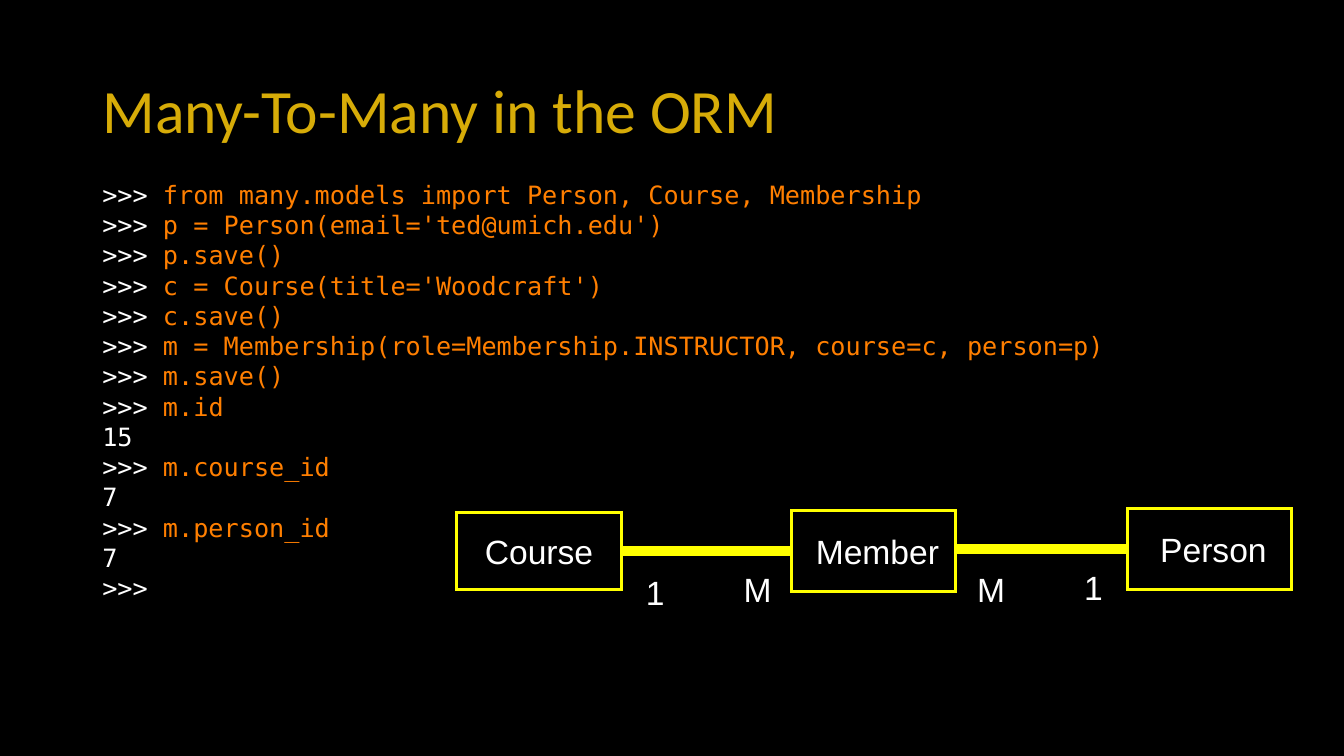
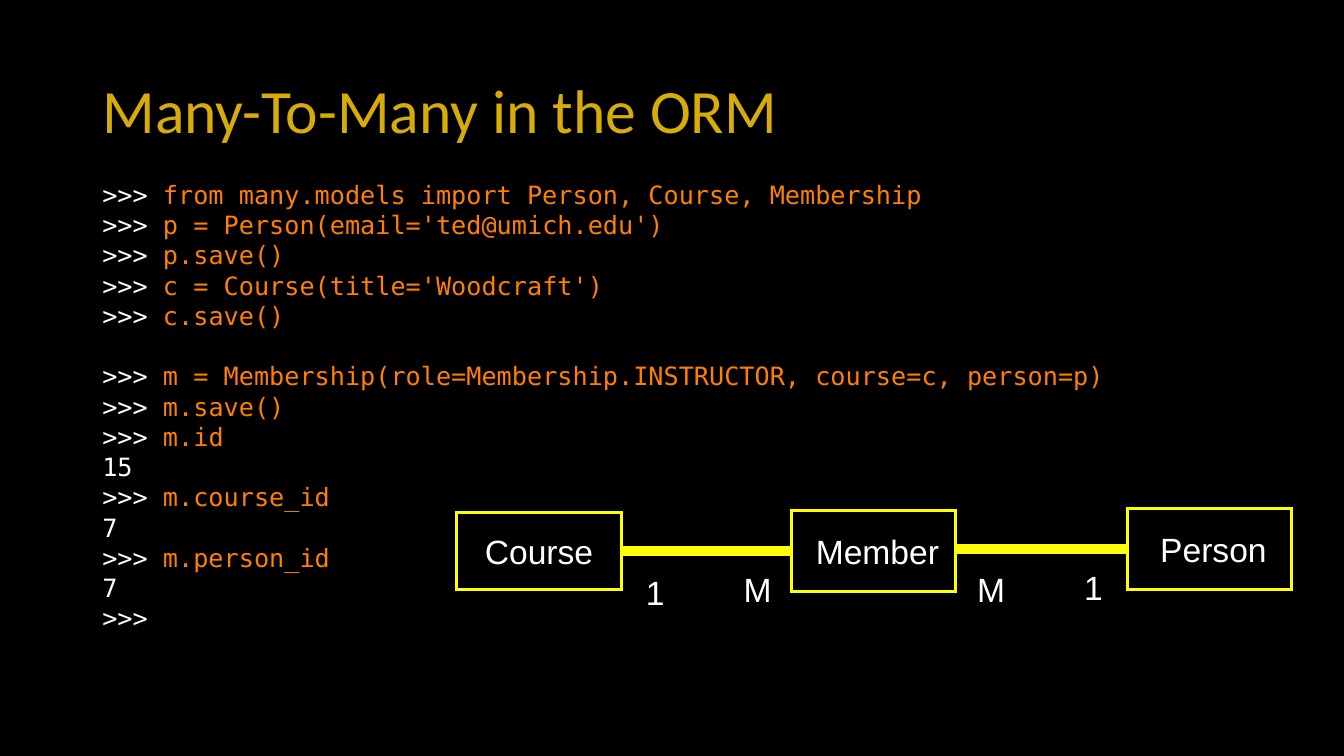
Before and after one commit to csev/dj4e, a slide deck: slide 9 of lectures/DJ-03-Many-To-Many.pptx. Drawn at 1344x756 pixels with LibreOffice and Linux fonts; fonts in the diff are those of the drawing. Boxes give left, top, right and bottom in pixels: in the first picture for what was removed or moved away, otherwise in the second. Text is boxed around its words. In the diff, an @@ line names an element or a change of style, - is before the commit and + after.

```diff
--- a/lectures/DJ-03-Many-To-Many.pptx
+++ b/lectures/DJ-03-Many-To-Many.pptx
@@ text ">>> from many.models import Person, ..." rewrapped from <box>102,184,1104,567</box> to <box>102,184,1104,597</box> @@
```
Also in this commit, not shown: 1 other slide changed, 2 other files.
